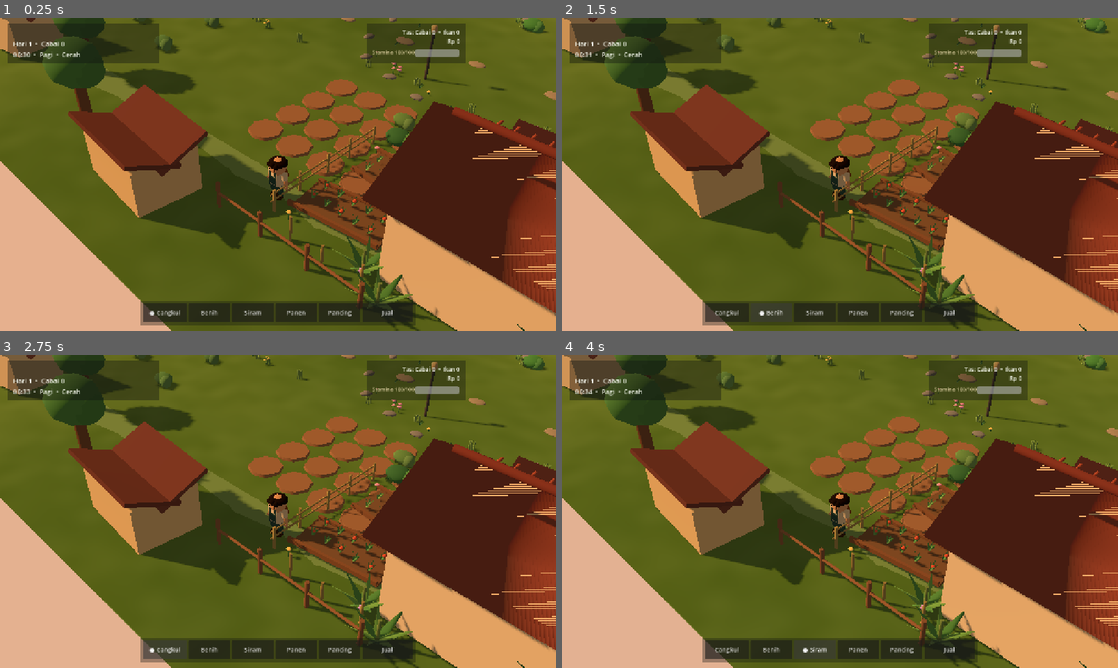
Above: before the commit, frames 1-4 (two rows, left to right).
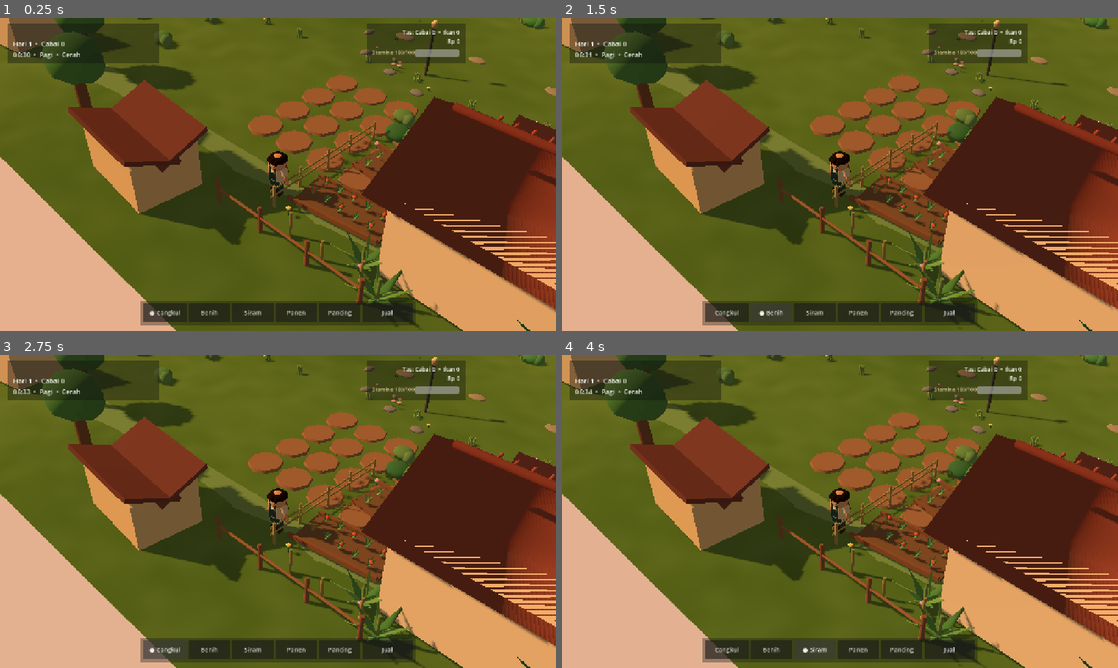
Above: after the commit, the same moments.

Repository: eneft/Lembah-sari
Game: Godot game, scene res://scenes/Main.tscn
Two runs of this game, one before a commit and one after it. Both use one fixed random seed, a clock stepped at 60 frames per second and the inputs below. This scene is started directly instead of the project's main scene.
Inputs:
- Up to frame 1 (0.25 s): no input
- Up to frame 2 (1.5 s): click "● Cangkul" at 0.5 s; click "Benih" at 1.25 s
- Up to frame 3 (2.75 s): click "Cangkul" at 2 s
- Up to frame 4 (4 s): click "Siram" at 2.75 s; click "● Siram" at 3.5 s

The runs differ from the first frame. In frame 1, 14% of the frame differs, in the area x 0-100%, y 0-100%; in frame 2, 14%; in frame 3, 14%; in frame 4, 14%.

Commit message:
fix(character): retarget camera for compact player scale

Diff:
--- a/scripts/player.gd
+++ b/scripts/player.gd
@@ -20,7 +20,7 @@
 
 func _ready() -> void:
 	add_to_group("player")
-	camera.look_at(global_position + Vector3(0, 1.0, 0), Vector3.UP)
+	camera.look_at(global_position + Vector3(0, 0.82, 0), Vector3.UP)
 	tool_changed.emit(selected_tool)
 
 func _physics_process(delta: float) -> void:
